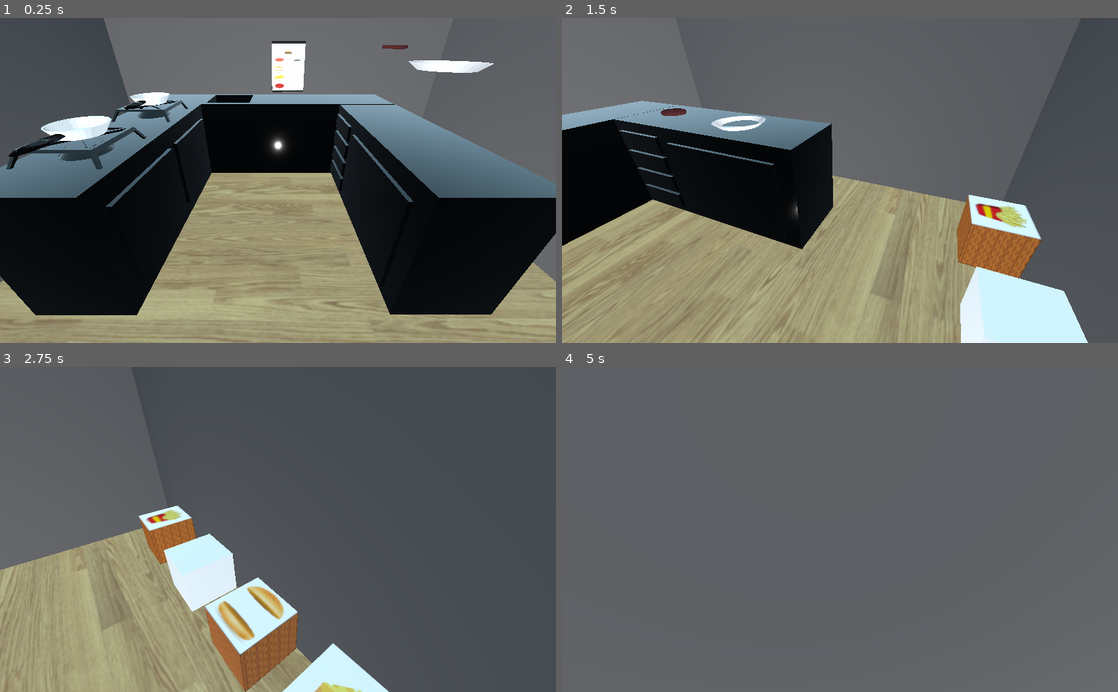
Above: before the commit, frames 1-4 (two rows, left to right).
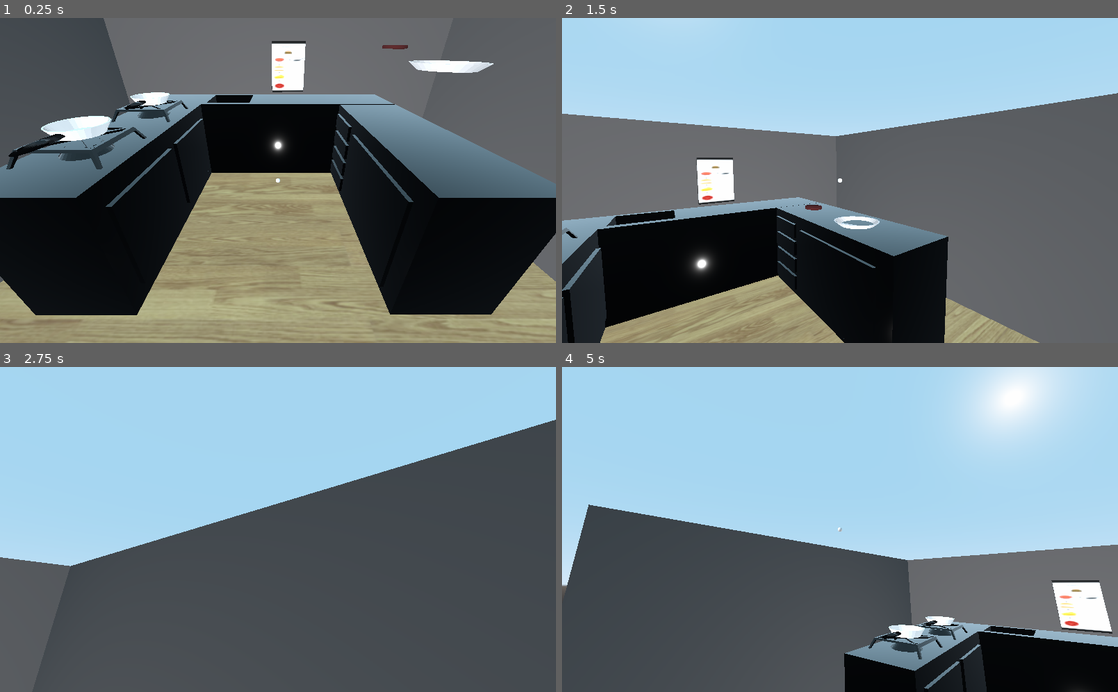
Above: after the commit, the same moments.

Repository: luanavicente/cozinhaemchamas
Game: Godot game, scene res://lanchonete.tscn
Same seed, same stepped clock (60 frames per second), same inputs: the game is played once before the commit and once after it.
Inputs (mouse positions are in pixels of both pictures, inside the frame that each line leads up to):
- Up to frame 1 (0.25 s): no input
- Up to frame 2 (1.5 s): move the mouse to (962, 164) at 0.52 s; hold Right (ui_right) 0.53-1.28 s; hold C (drop_it) 0.53-1.28 s; move the mouse to (728, 196) at 1.27 s; hold Down (ui_down) from 1.28 s (still down); tap V (pick_up) at 1.35 s
- Up to frame 3 (2.75 s): move the mouse to (333, 458) at 2.02 s; release Down (ui_down) at 2.03 s; hold Right (ui_right) from 2.03 s (still down); hold C (drop_it) from 2.03 s (still down)
- Up to frame 4 (5 s): move the mouse to (812, 594) at 2.77 s; release Right (ui_right) at 2.78 s; release C (drop_it) at 2.78 s; hold Up (ui_up) 2.78-3.53 s; tap V (pick_up) at 2.85, 4.35 s; move the mouse to (1006, 578) at 3.52 s; hold C (drop_it) 3.53-4.28 s; hold Left (ui_left) from 3.53 s (still down); move the mouse to (673, 480) at 4.27 s

The runs differ from the first frame. In frame 1, less than 0.1% of the frame differs, in the area x 49-51%, y 49-51%; in frame 2, 75%; in frame 3, 65%; in frame 4, 85%, in the area x 0-100%, y 0-100%.

Commit message:
Mouse mexe câmera + bolinha

Diff:
--- a/godot/lanchonete.tscn
+++ b/godot/lanchonete.tscn
@@ -51,7 +51,6 @@
 
 [node name="Player" parent="." instance=ExtResource( 10 )]
 transform = Transform( 1, 0, 0, 0, 1, 0, 0, 0, 1, 0, 1.78278, 5.05962 )
-visible = false
 
 [node name="prato" parent="." instance=ExtResource( 8 )]
 transform = Transform( -1.62921e-07, 0, 1, 0, 1, 0, -1, 0, -1.62921e-07, 4.76962, 7.54635, -1.23174 )
--- a/godot/player.gd
+++ b/godot/player.gd
@@ -1,6 +1,9 @@
 extends KinematicBody
 
 var carried_object = null
+
+var view_sensitivity = 0.15
+var pitch = 0
 
 # Controls
 var velocity = Vector3()
@@ -11,10 +14,9 @@
 var gravity = -40
 
 func _ready():
-	pass
+	Input.set_mouse_mode(Input.MOUSE_MODE_HIDDEN)
 
 func _process(d):
-
 	#interações
 	if $Yaw/Camera/InteractionRay.is_colliding():
 		var x = $Yaw/Camera/InteractionRay.get_collider()
@@ -27,8 +29,17 @@
 				$interaction_text.set_text("")
 	else:
 		$interaction_text.set_text("")
+
 	var dir = (get_node("Yaw/Camera/look_at").get_global_transform().origin - get_node("Yaw/Camera").get_global_transform().origin).normalized()
 	look_vector = dir
+
+#move a câmera com o mouse
+func _unhandled_input(event):
+	if event is InputEventMouseMotion:
+		yaw = fmod(yaw - event.relative.x * view_sensitivity, 360)
+		pitch = max(min(pitch - event.relative.y * view_sensitivity, 89), -89)
+		$Yaw.rotation = Vector3(0, deg2rad(yaw), 0)
+		$Yaw/Camera.rotation = Vector3(deg2rad(pitch), 0, 0)
 
 func _physics_process(delta):
 	_process_movements(delta)
--- a/godot/playerv2.tscn
+++ b/godot/playerv2.tscn
@@ -12,6 +12,8 @@
 [sub_resource type="CapsuleShape" id=3]
 radius = 0.6
 height = 2.0
+
+[sub_resource type="SphereMesh" id=5]
 
 [sub_resource type="GDScript" id=4]
 script/source = "extends Label
@@ -36,6 +38,7 @@
 
 [node name="Capsule" type="MeshInstance" parent="."]
 transform = Transform( 1, 0, 0, 0, -4.37114e-08, 1, 0, -1, -4.37114e-08, 0, 2, 0 )
+visible = false
 mesh = SubResource( 1 )
 material/0 = SubResource( 2 )
 
@@ -61,6 +64,11 @@
 [node name="InteractionRay" type="RayCast" parent="Yaw/Camera"]
 enabled = true
 cast_to = Vector3( 0, 0, -5 )
+
+[node name="bolinha" type="MeshInstance" parent="Yaw/Camera/InteractionRay"]
+transform = Transform( 0.05, 0, 0, 0, 0.05, 0, 0, 0, 0.05, 0, 0, -5 )
+mesh = SubResource( 5 )
+material/0 = null
 
 [node name="FPS" type="Label" parent="."]
 margin_left = 1292.0
Not shown: 1 places in godot/playerv2.tscn that only renumber resources
